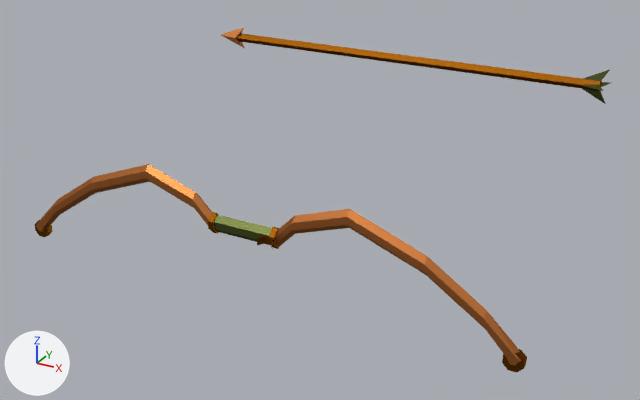
Renders of the Blender file Assets/Weapon Models/Bow.blend from each side of a commit.
Camera for both pictures: a 50 mm lens placed at (2.32, -3.42, 1.97), pointed at (0.39, 0.1, 0.21). Lighting does not change. The marker at lower left points along +X, +Y and +Z.

Names of what the first picture shows: 'Arrow', 'Bow', 'Sight', 'Wheel'.
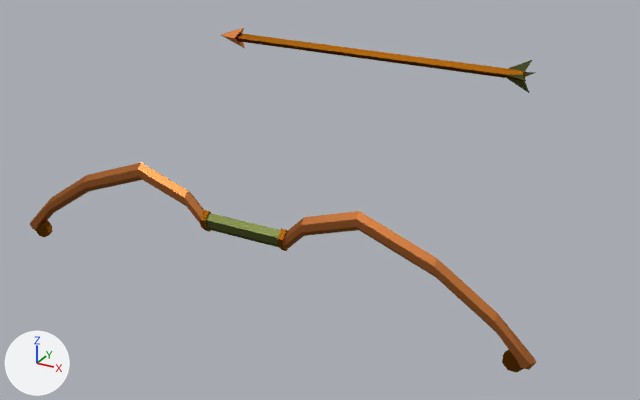
Location of each change, (x1, y1, x2, y2) in pixels of the pictures (640 x 400 px):
'Bow', reshaped
    before: (36, 164, 521, 366)
    after: (30, 163, 536, 370)
'Arrow', reshaped (19% narrower, 14% shorter)
    before: (221, 28, 611, 104)
    after: (221, 28, 536, 93)
'Sight', deleted
    before: (257, 235, 273, 247)

The change in detail:
me_plane_002 has 44 vertices, 31 faces, 1 loose edge and spans x 0.0..1.5, y -0.04..0.0, z -0.35..0.25.
me_plane_002 is used by ob_bow; location (0.0, 0.0, 0.0).
me_plane_002 part 1: all 40 vertices in x 0.17..1.5, y -0.04..0.0, z -0.35..0.25 are moved by (0.05, 0.0, 0.0).
me_cube_002 is used by ob_arrow; location (0.0, 0.0, 1.0).
Verts and faces of me_cube_002; kept vertices keep their numbers, new ones are numbered from 14.
Before the commit, vertices of me_cube_002: 1 (1.67, -0.02, 0.0), 2 (1.6, -0.02, 0.0) at pixel (580, 84), 3 (0.0, -0.02, 0.0) at pixel (235, 37), 4 (0.01, 0.0, 0.02) at pixel (240, 33), 5 (1.6, 0.0, 0.02) at pixel (582, 78).
Before the commit, vertices of me_cube_002: 6 (1.67, -0.02, 0.01) at pixel (599, 84), 7 (1.7, -0.07, 0.0) at pixel (604, 91), 8 (0.04, 0.0, 0.05) at pixel (244, 27), 9 (-0.1, 0.0, 0.0) at pixel (219, 34), 10 (1.67, -0.01, 0.02) at pixel (600, 81).
Before the commit, vertices of me_cube_002: 11 (1.7, 0.0, 0.07) at pixel (610, 69), 12 (1.67, 0.0, 0.02) at pixel (601, 80), 13 (1.67, 0.0, 0.0) at pixel (600, 85).
me_cube_002 had 14 vertices, 11 faces, 2 loose edges and spanned x -0.1..1.7, y -0.07..0.0, z 0.0..0.07.
me_cube_002 now has 15 vertices, 11 faces, 3 loose edges and spans x -0.1..1.4, y -0.07..0.0, z 0.0..0.07.
Part 2, on me_cube_002:
Faces deleted: (3, 8, 9), (3, 4, 8).
Vertices 1, 2, 5, 6, 7, 10 to 13 move by (-0.3, 0.0, 0.0).
New vertex 14 is at (0.0, -0.03, 0.0), pixel (233, 38).
New loose edges: (3, 9).
New faces: (3, 4, 8, 14), (8, 9, 14).
Object 'Sight' (ob_sight) is deleted.
